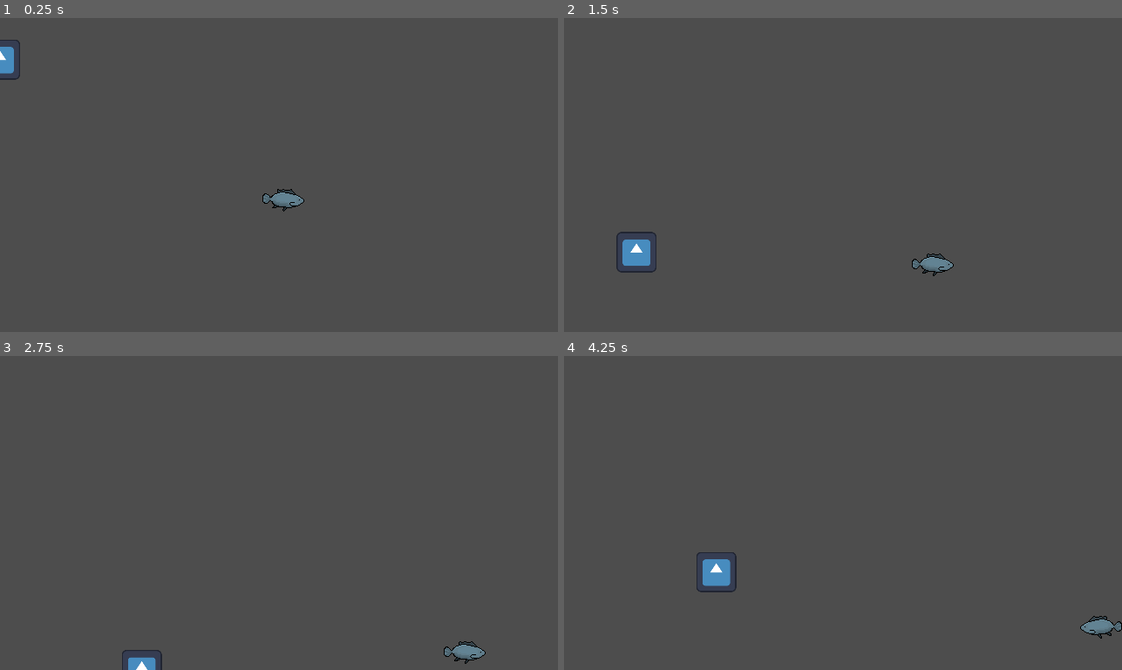
Above: before the commit, frames 1-4 (two rows, left to right).
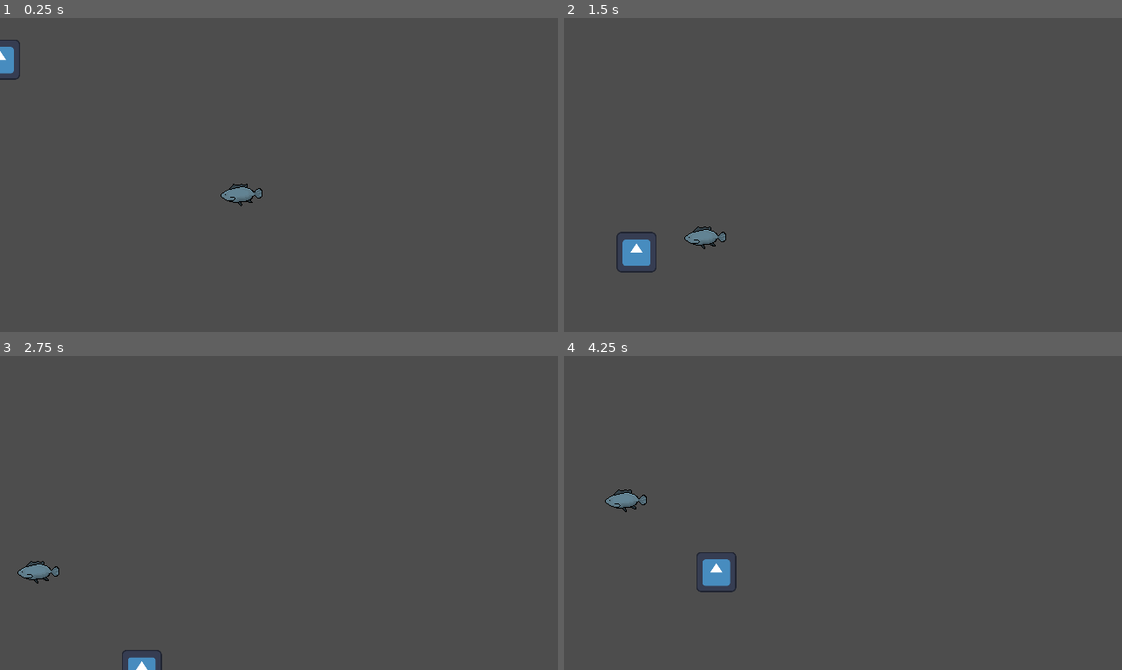
Above: after the commit, the same moments.

Repository: Timeo21/OGJ-8
Game: Godot game, scene res://scenes/main.tscn
Same seed, same stepped clock (60 frames per second), same inputs: the game is played once before the commit and once after it. The engine's default icon, where the game draws it, is replaced by a stand-in: a white triangle on a blue panel in a dark square.
Inputs:
- Up to frame 1 (0.25 s): no input
- Up to frame 2 (1.5 s): hold D (right) 0.53-1.28 s
- Up to frame 3 (2.75 s): hold D (right) from 2.03 s (still down)
- Up to frame 4 (4.25 s): release D (right) at 2.78 s; hold Up (up) 2.78-3.53 s

The runs differ from the first frame. In frame 1, 0.6% of the frame differs, in the area x 39-55%, y 52-62%; in frame 2, 0.6%; in frame 3, 0.6%; in frame 4, 0.6%.

Commit message:
fish is working wohooo

Diff:
--- a/scenes/main.tscn
+++ b/scenes/main.tscn
@@ -15,7 +15,7 @@
 
 [node name="Fish" parent="." unique_id=2065414123 instance=ExtResource("2_0wfyh")]
 position = Vector2(-14, 14)
-speed_angular = 50.0
+speed_angular = 200.0
 speed = 100.0
 
 [node name="Cursor" parent="." unique_id=29777647 instance=ExtResource("3_sugp2")]
--- a/scripts/fish.gd
+++ b/scripts/fish.gd
@@ -5,6 +5,15 @@
 var dir = Vector2.RIGHT
 var time_elapsed =0
 @onready var animation : AnimatedSprite2D = $Area2D/AnimatedSprite2D
+
+@onready var collision_shape_2d: CollisionShape2D = $Area2D/CollisionShape2D
+
+
+
+
+@onready var HEIGHT = get_viewport().get_visible_rect().size.y
+@onready var WIDTH = get_viewport().get_visible_rect().size.x
+
 # Called when the node enters the scene tree for the first time.
 func _ready() -> void:
 	dir = dir.rotated(randf_range(-180,180)/(180*PI) * speed_angular)
@@ -20,17 +29,17 @@
 		#print(point)
 	#dwprint(speed)
 	time_elapsed += delta
-	if (time_elapsed > 0.5):
+	if (time_elapsed > 2.0):
 		dir = dir.rotated(randf_range(-360,360)/(180*PI) * speed_angular * delta)
 		time_elapsed =0
 	position += dir.normalized() *speed *delta
-	if (position.x < -320):
+	if (position.x < -320 +collision_shape_2d.shape.get_rect().size.x/2):
 		dir = (dir.normalized() + Vector2.RIGHT).normalized()
-	elif (position.x>320):
+	elif (position.x>320 - collision_shape_2d.shape.get_rect().size.x/2):
 		dir = (dir.normalized() + Vector2.LEFT).normalized()
-	elif (position.y >180):
+	elif (position.y >180- collision_shape_2d.shape.get_rect().size.y/2):
 		dir = (dir.normalized() + Vector2.UP).normalized()
-	elif (position.y < -180):
+	elif (position.y < -180+ collision_shape_2d.shape.get_rect().size.y/2):
 		dir = (dir.normalized() + Vector2.DOWN).normalized()
 	pass
 func handle_sprite() -> void:
